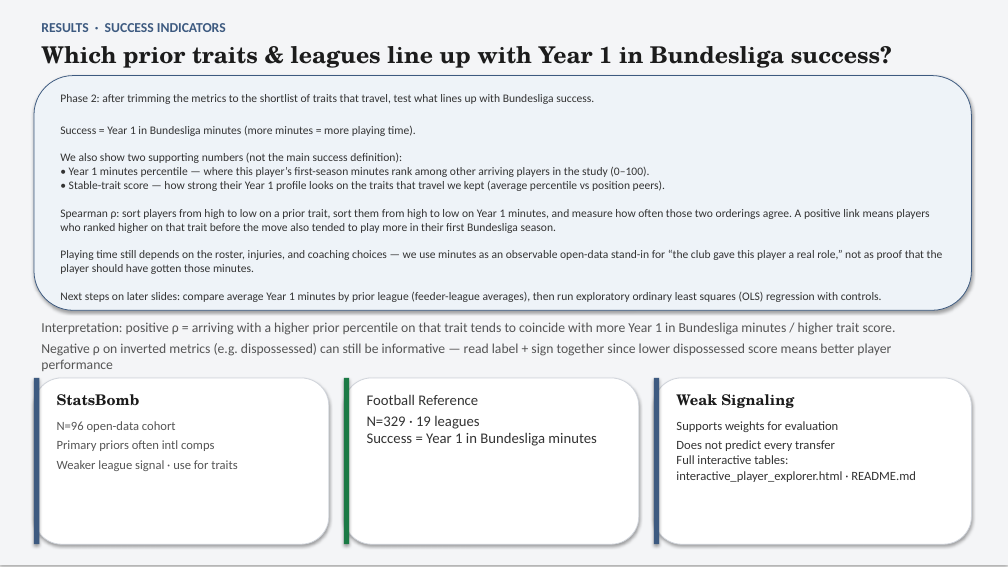
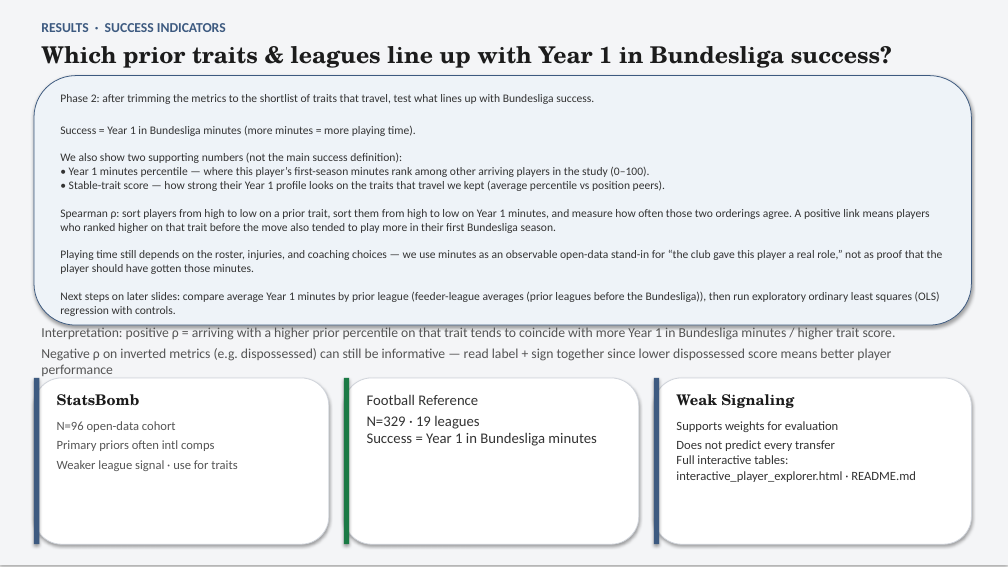
Before and after one commit to colbymorris08/bundesliga-transfer-traits, a slide deck: slide 14 of bundesliga_transfer_traits.pptx. Drawn at 1008x567 pixels with LibreOffice and Linux fonts; fonts in the diff are those of the drawing. Boxes give left, top, right and bottom in pixels: in the first picture for what was removed or moved away, otherwise in the second. Text is boxed around its words. In the diff, an @@ line names an element or a change of style, - is before the commit and + after.

```diff
--- a/bundesliga_transfer_traits.pptx
+++ b/bundesliga_transfer_traits.pptx
@@ rounded rectangle: place and size @@
-rounded rectangle at <box>34,76,972,310</box>
+rounded rectangle at <box>34,76,972,325</box>
@@ text at <box>60,292,940,316</box>: text changed @@
-Next steps on later slides: compare average Year 1 minutes by prior league (feeder-league averages), then run exploratory ordinary least squares (OLS) regression with controls.
+Next steps on later slides: compare average Year 1 minutes by prior league (feeder-league averages (prior leagues before the Bundesliga)), then run exploratory ordinary least squares (OLS) regression with controls.
@@ text "Interpretation: positive ρ = arriving ...": place and size @@
-text "Interpretation: positive ρ = arriving ..." at <box>41,322,896,371</box>
+text "Interpretation: positive ρ = arriving ..." at <box>41,326,896,376</box>
```
Also in this commit, not shown: 9 other slides changed.
